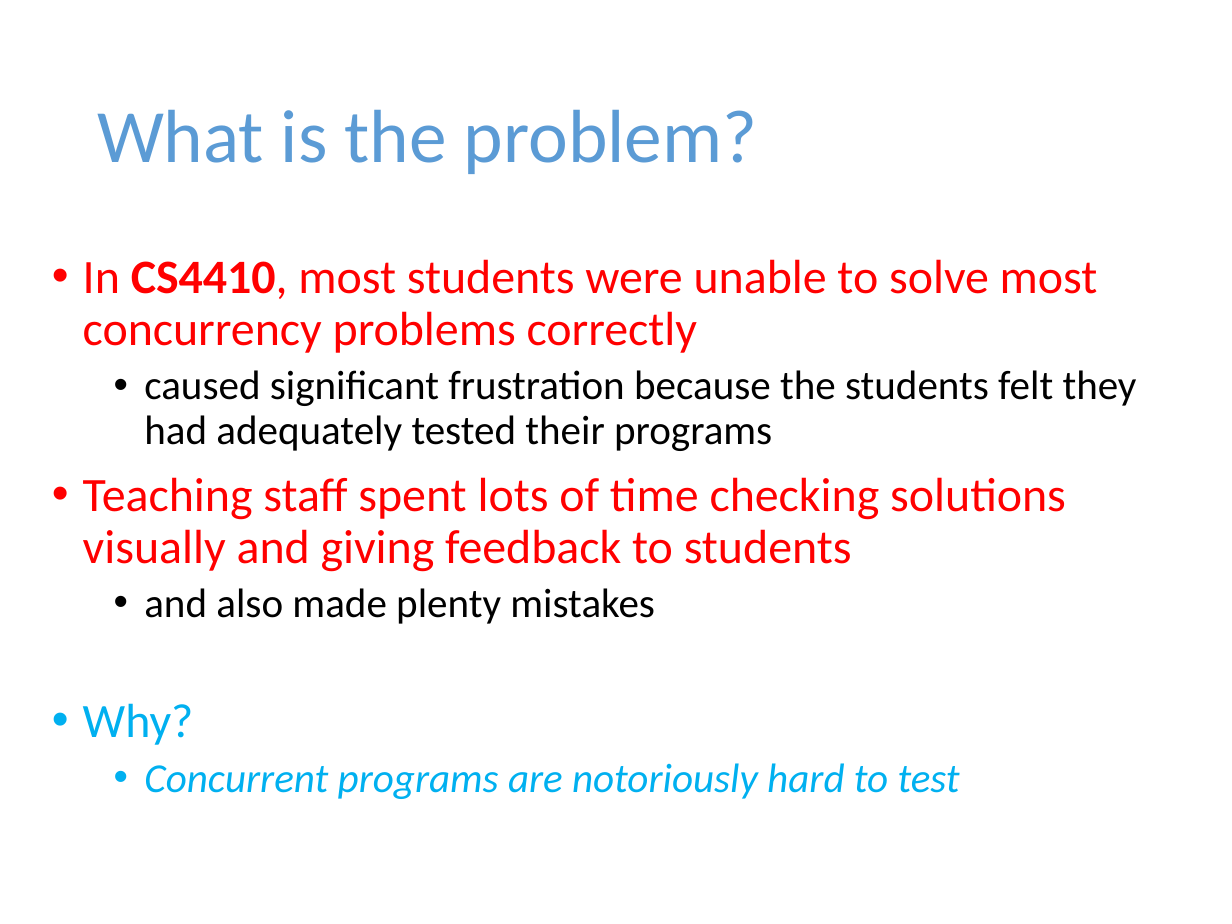
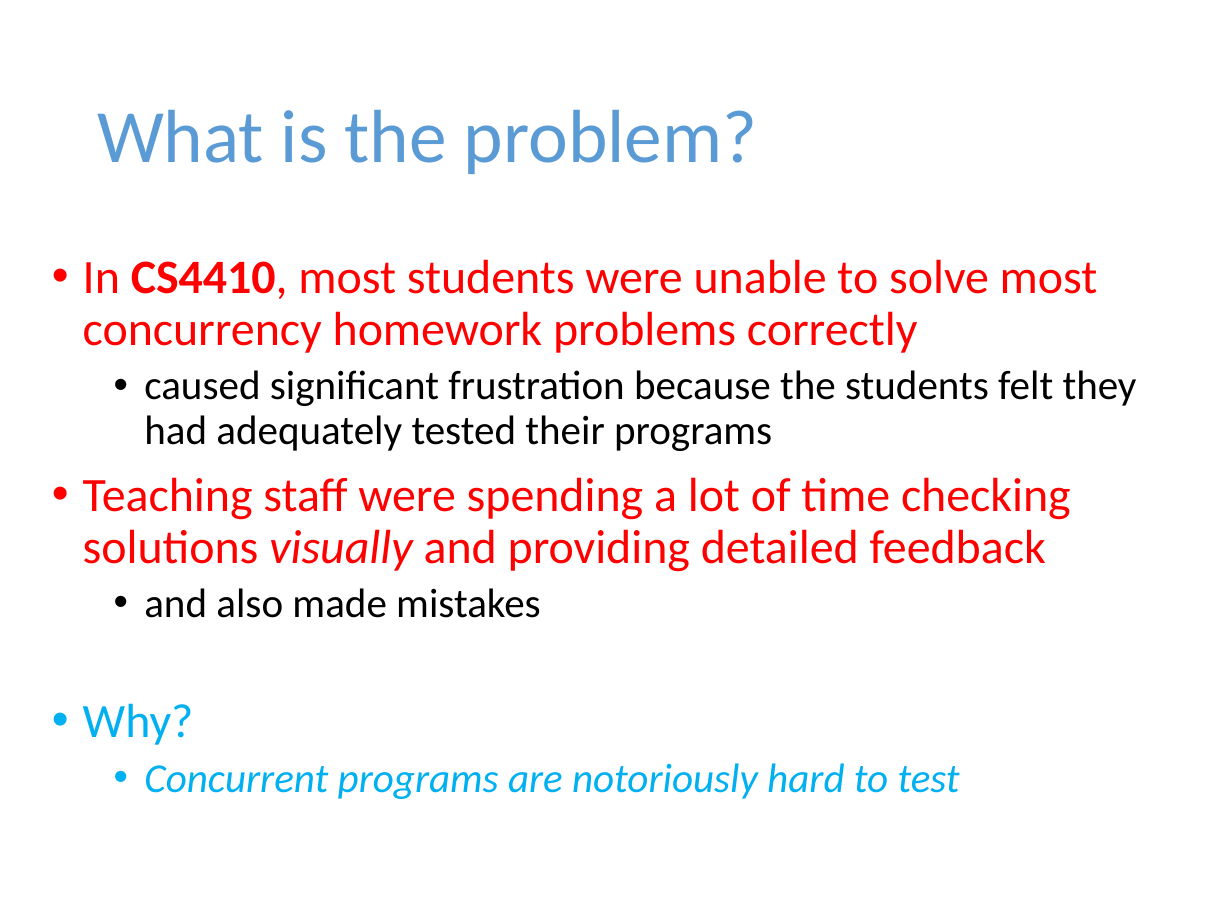
Before and after one commit to harmonylang/harmony, a slide deck: slide 3 of Harmony.pptx. Drawn at 1232x924 pixels with LibreOffice and Linux fonts; fonts in the diff are those of the drawing. Boxes give left, top, right and bottom in pixels: in the first picture for what was removed or moved away, otherwise in the second. Text is boxed around its words. In the diff, an @@ line names an element or a change of style, - is before the commit and + after.

```diff
--- a/Harmony.pptx
+++ b/Harmony.pptx
@@ text at (83,259,1098,353): text changed @@
-• In CS4410, most students were unable to solve most concurrency problems correctly
+• In CS4410, most students were unable to solve most concurrency homework problems correctly
@@ text at (83,477,1071,618): text changed @@
-• Teaching staff spent lots of time checking solutions visually and giving feedback to students
-  • and also made plenty mistakes
+• Teaching staff were spending a lot of time checking solutions visually and providing detailed feedback
+  • and also made mistakes
```
Also in this commit, not shown: 7 other slides changed, 3 other files.
